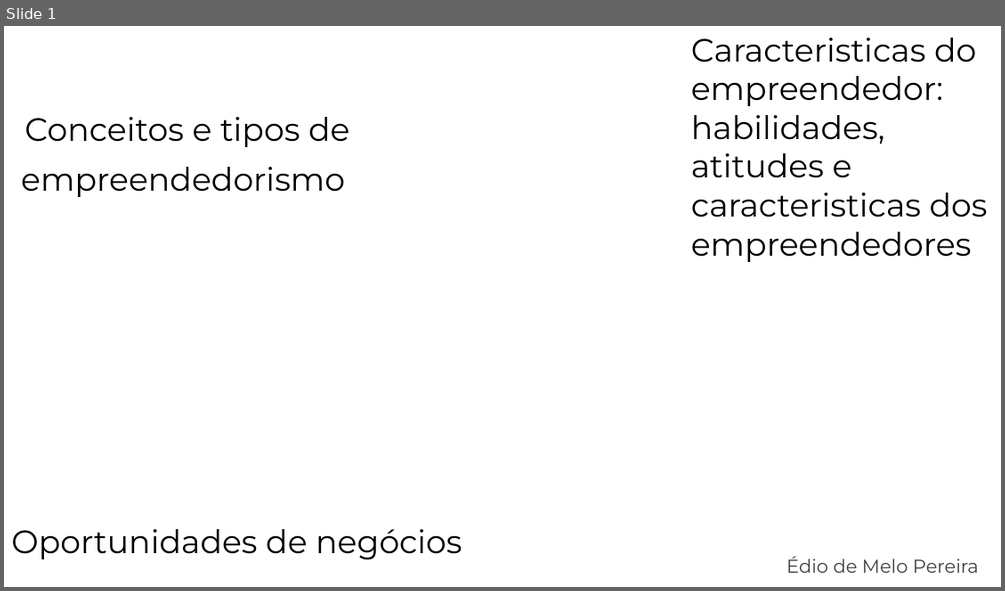
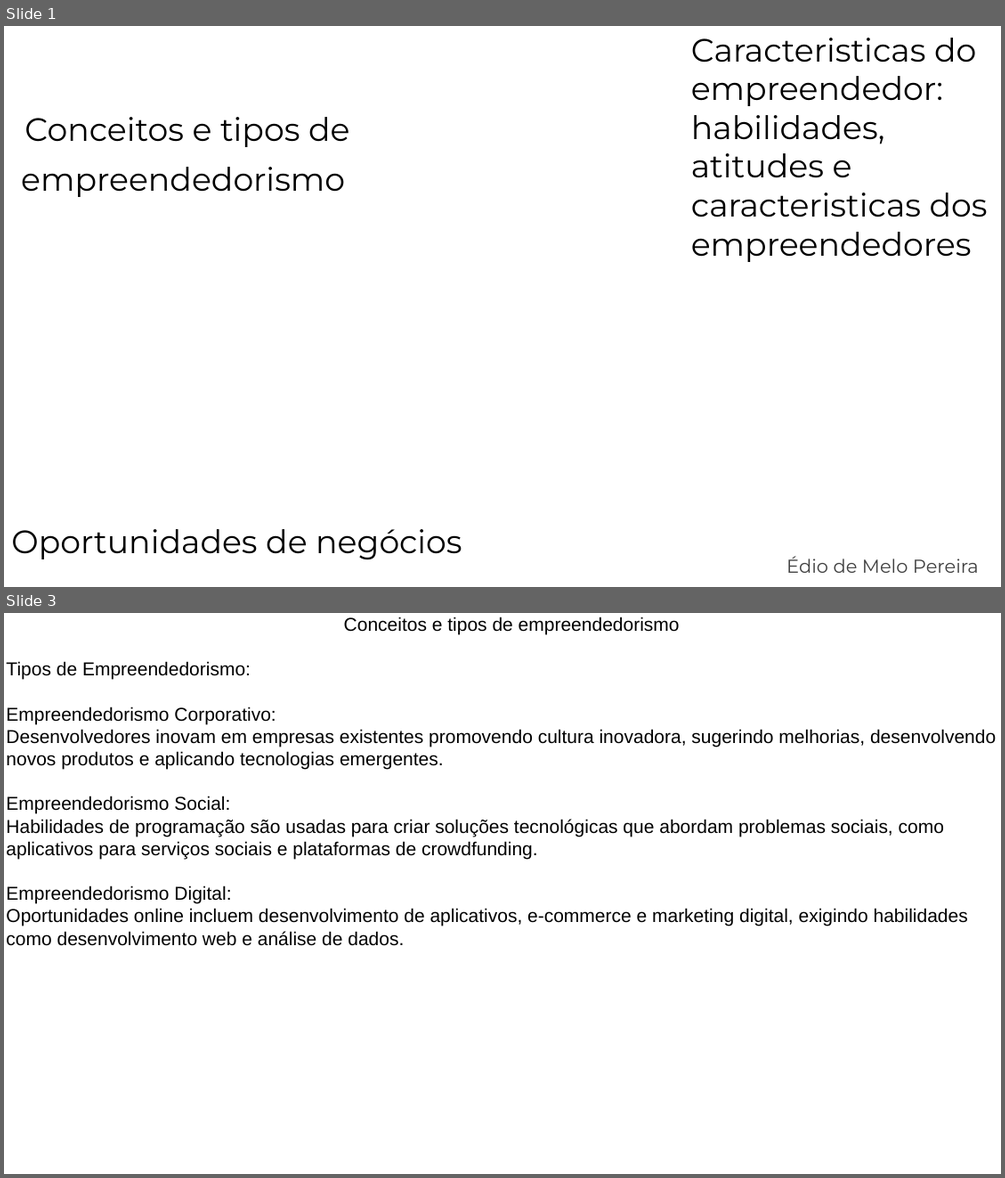
Before and after one commit to E-Mello/PS_Aulas, a slide deck: Aula_07_Conceitos_e_tipos_de_empreendedorismo-Caracteristicas do empreendedor--habilidades_atitudes_e_caracteristicas_dos_empreendedores-Oportunidades_de_negocios/Aula_07.pptx. Shown one above the other, each under a label of ours: slide 1 before the commit, slides 1 and 3 after it; the slides between them are not shown. The pictures are 1005x591 and 1005x1178 pixels, drawn with LibreOffice and Linux fonts; fonts in the diff are those of the drawing; background and template pictures are left out. Boxes give left, top, right and bottom in pixels: in the first picture for what was removed or moved away, otherwise in the second. Text is boxed around its words. In the diff, an @@ line names an element or a change of style, - is before the commit and + after.

```diff
--- a/Aula_07_Conceitos_e_tipos_de_empreendedorismo-Caracteristicas do empreendedor--habilidades_atitudes_e_caracteristicas_dos_empreendedores-Oportunidades_de_negocios/Aula_07.pptx
+++ b/Aula_07_Conceitos_e_tipos_de_empreendedorismo-Caracteristicas do empreendedor--habilidades_atitudes_e_caracteristicas_dos_empreendedores-Oportunidades_de_negocios/Aula_07.pptx
@@ slide 3 added at bbox=[4, 613, 1001, 1174], background picture (left out) @@
@@ text added at bbox=[6, 617, 995, 946], 18 pt, text #000000 @@
+Conceitos e tipos de empreendedorismo
+Tipos de Empreendedorismo:
+Empreendedorismo Corporativo:
+Desenvolvedores inovam em empresas existentes promovendo cultura inovadora, sugerindo melhorias, desenvolvendo novos produtos e aplicando tecnologias emergentes.
+Empreendedorismo Social:
+Habilidades de programação são usadas para criar soluções tecnológicas que abordam problemas sociais, como aplicativos para serviços sociais e plataformas de crowdfunding.
+Empreendedorismo Digital:
+Oportunidades online incluem desenvolvimento de aplicativos, e-commerce e marketing digital, exigindo habilidades como desenvolvimento web e análise de dados.
```
Also in this commit, not shown: 1 slide changed, 13 other slides added, 3 slides removed, 1 other file.
